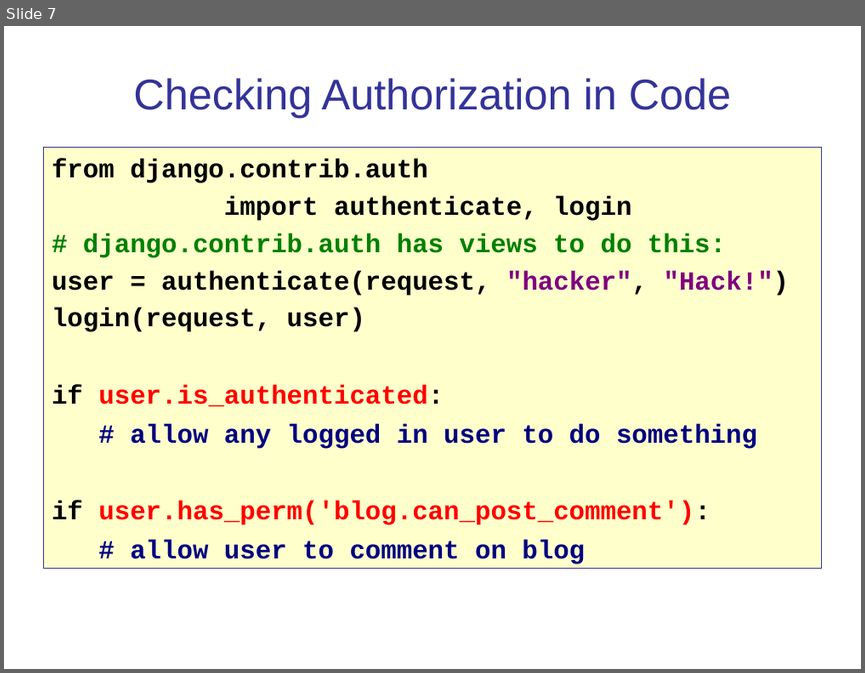
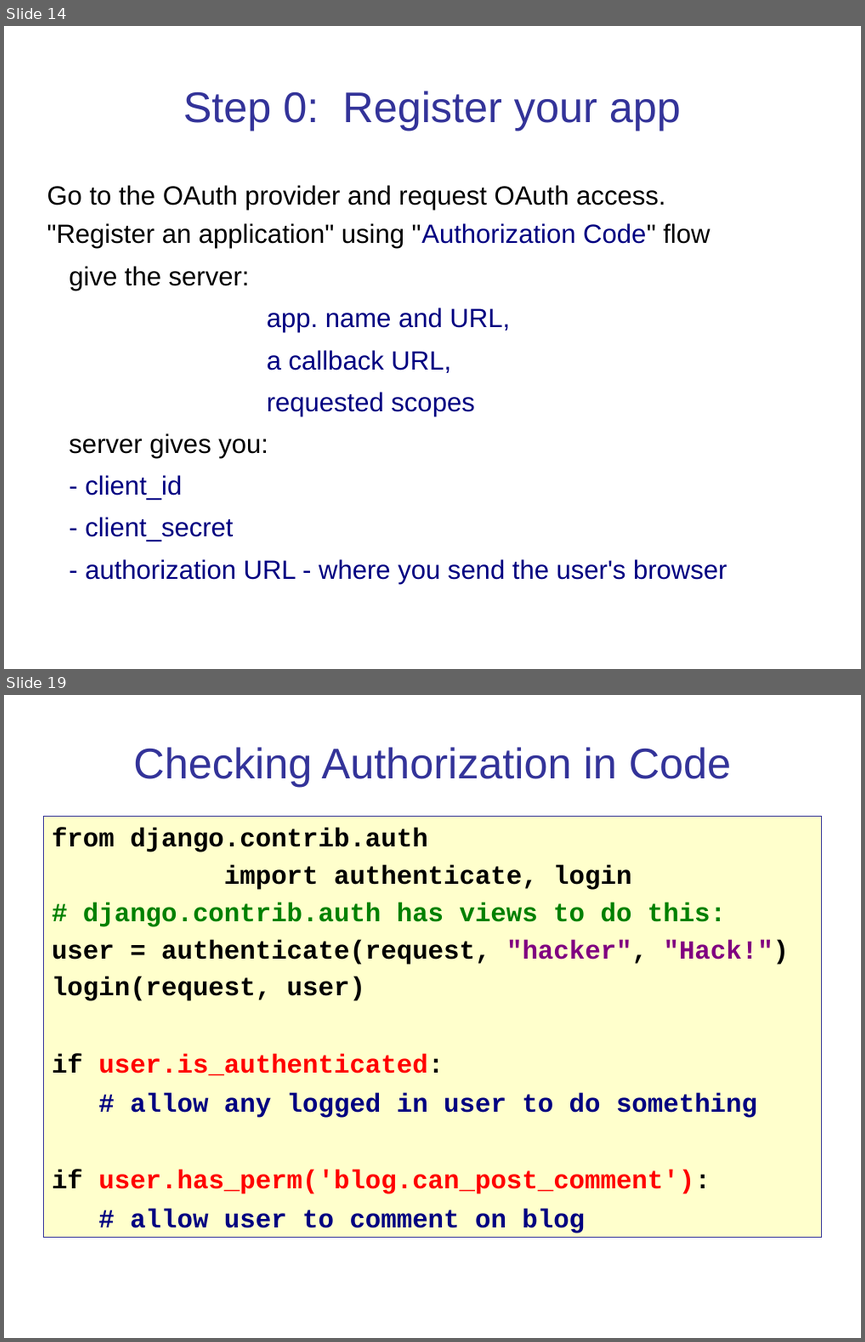
Before and after one commit to cpske/ISP, a slide deck: authentication/Authentication-and-Authorization.ppt. Shown one above the other, each under a label of ours: slide 7 before the commit, slides 14 and 19 after it; the slides between them are not shown. The pictures are 865x673 and 865x1342 pixels, drawn with LibreOffice and Linux fonts; fonts in the diff are those of the drawing. Boxes give left, top, right and bottom in pixels: in the first picture for what was removed or moved away, otherwise in the second. Text is boxed around its words. In the diff, an @@ line names an element or a change of style, - is before the commit and + after.

```diff
--- a/authentication/Authentication-and-Authorization.ppt
+++ b/authentication/Authentication-and-Authorization.ppt
@@ slide 14 added at (4,26,861,669), background #FFFFFF @@
@@ title added at (183,91,681,131), 36 pt, text #333399 @@
+Step 0: Register your app
@@ text added at (47,185,726,584), 22.2 pt, text #000080 @@
+Go to the OAuth provider and request OAuth access.
+"Register an application" using "Authorization Code" flow
+give the server:
+app. name and URL,
+a callback URL,
+requested scopes
+server gives you:
+- client_id
+- client_secret
+- authorization URL - where you send the user's browser
@@ what was slide 7 is now slide 19 @@
```
Also in this commit, not shown: 6 slides changed, 12 other slides added, 12 other files.
